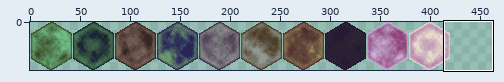
One commit to this sprite sheet: Mountain/Assets/PlacementsArt/Grounds.png. The picture above shows the old version from afar; the outline marks the close-up.
Close-up. Earlier state:
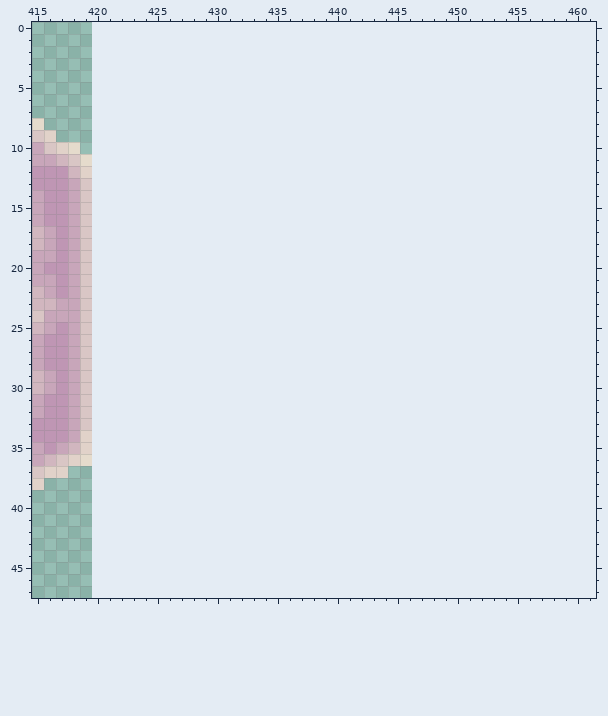
The file is 420x48 pixels. Colours within 5 levels of each other are drawn and written as one. Shown: x 415..461, y 0..47. The old version is drawn lined up with the new one, on the new canvas.
And afterwards:
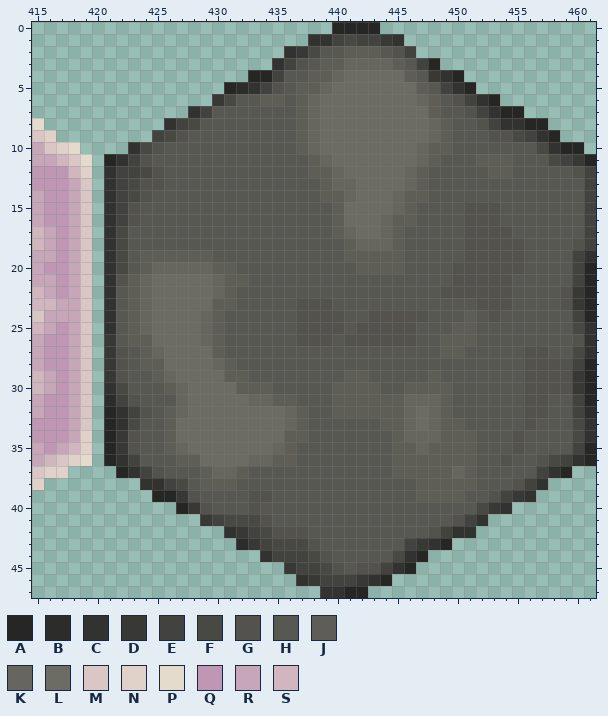
Palette (. is transparent): A #262625  B #2c2c2a  C #323230  D #383835  E #42423e  F #494944  G #53524d  H #585852  J #5e5e57  K #66665e  L #6c6c64  M #d9c6c5  N #e1d2c9  P #e5dbcc  Q #bf96b4  R #c8a6ba  S #d1b6bf
Edits made:
canvas 420x48 -> 462x48
y 0: x 440..443 .... -> AAAA
y 1: x 438..445 ........ -> CCEFEEDC
y 2: x 436..446 ........... -> CDFHHJJJHGE
y 3: x 435..448 .............. -> CEGHJJKKKKJHEA
y 4: x 433..450 .................. -> AAEHHJJKLLLLLJHDCA
y 5: x 431..451 ..................... -> ABCEGHJJKLLLLLLLJHECA
y 6: x 430..453 ........................ -> DFHHJJHJKLLLLLLLLKJHGECA
y 7: x 428..455 ............................ -> CEHHHHHHHJKLLLLLLLLLJHHGECAA
y 8: x 426..457 ................................ -> CEFHHHHHHHHJKLLLLLLLLLKJHHGECCAA
y 9: x 425..458 .................................. -> EFGHHHHHHHHHJKLLLLLLLLLKJHHHGGFECA
y 10: x 423..460 ...................................... -> CFGHHHHHHHHHHHJKLLLLLLLLKJJHHHHHHHFCAA
y 11: x 421..461 ......................................... -> ACEGHHHHHHHHHHHHHJKLLLLLLLKJHHHJJJHHHFEDA
y 12: x 421..461 ......................................... -> CEEFGHHHHHHHHHHHHJJKLLLLLKJHHHHHJJHHHHHGE
y 13: x 421..461 ......................................... -> CEFGGHHHHHHHHHHHHHJKKLLLLKJHHHHHHHHHHHHHE
y 14: x 421..461 ......................................... -> CEFGHHHHHHHHHHHHHHJJKLLLKJJHHHHHHHHHHHHHE
y 15: x 421..461 ......................................... -> CEGHHHHHHHHHHHHHHHHJLLLLKJHHHHGGGHHHHHHHE
y 16: x 421..461 ......................................... -> CEGHHHHHHHHHHHHHHHHJLLLKJJHHHHGGGHHHHHHHE
y 17: x 421..461 ......................................... -> CFHHHHHHHHHHHHHHHHHJKLLKJHHHHHGGGGHHHHHHE
y 18: x 421..461 ......................................... -> CFHHHHHHHHHHHHHHHHHHJKKKJHHHHHGGGGGHHHHGE
y 19: x 421..461 ......................................... -> CFHJJJJJJHHHHHHHHHHHJJJJJHHHHHGGGGGHHHHEC
y 20: x 421..461 ......................................... -> CFHJKKKKKJJHHHHHHHHHHJJJJHHHHGGGGGGHHHHEA
y 21: x 421..461 ......................................... -> CGJKLLLLLKJJHHHHHHHHHHHHHHHHHGGGGGHHHHHEA
y 22: x 421..461 ......................................... -> CHJKLLLLLKJHHHHHHHHHHHHHHHHHGGGGGGHHHHGDA
y 23: x 421..461 ......................................... -> CHJKLLLLLJJHHHHHGGGHHHHHHHHHHHHGGGHHHHGDA
y 24: x 421..461 ......................................... -> CHJKLLLLKJHHHHHHGGGGHHGGGGGHHHJHGHHHHHHEA
y 25: x 421..461 ......................................... -> CHJKLLLLKJHHHHHHGGGGHGGGGGHHHJJHHHHHHHHFC
y 26: x 421..461 ......................................... -> DHJJLLLLKJHHHHHHGGGHGGGGGGHHJJJHHHHHHHHGC
y 27: x 421..461 ......................................... -> DGHJKLLLLJHHHHHHHHHHHHHHHHHHJJHHHHHGGHHFC
y 28: x 421..461 ......................................... -> DGHJJLLLLKJHHHHHHHHHHHHHHHHHHHHHHHHGGGGEA
y 29: x 421..461 ......................................... -> DGHHJKLLLLJJHHHHHHHHJJHHHHHJHHHHHHHGGGGDA
y 30: x 421..461 ......................................... -> CFHHHJKLLLLJJJHHHHHJJJJHHJJJJHHHHHHGGGGDA
y 31: x 421..461 ......................................... -> BEGHHHKLLLLLKKJJHHHJJJJJJKKKJHHHHHHGGHHEA
y 32: x 421..461 ......................................... -> ACEGHJKLLLLLLLLKJHHJJJJJJKLKJHHHHHHGGHHEB
y 33: x 421..461 ......................................... -> ACFHHJLLLLLLLLLKJHHHHHHJJKLKJJHHHHHGHHHFC
y 34: x 421..461 ......................................... -> ADGHHJLLLLLLLLLJJHHHHHHHJKKKJJJHHHGHHHHFC
y 35: x 421..461 ......................................... -> ADGHHJKLLLLLLLKJHHHHHHHHJJKJJJJHHHGHHHHEA
y 36: x 421..461 ......................................... -> ACEHHHJJLLLLKKJJHHHHHHHHJJJJJJJHHGHHGFECA
y 37: x 422..459 ...................................... -> ACEGHHHJKKJHHHHHHHHHHHHJJJJJKJHHHHHECA
y 38: x 424..457 .................................. -> CCEFHJJJHHHHHHHHHHHHHHHJJJJJHHHGEC
y 39: x 425..456 ................................ -> AADGHHHHGGHHHHHHHHHHHHJJJJHHGEDC
y 40: x 427..454 ............................ -> ADGHHHGHHHHHHHHHHHHHHHHHHFDC
y 41: x 429..452 ........................ -> DEFFFGHHHHHHHHHHHHHHHGEC
y 42: x 431..451 ..................... -> CDEFGGGHHHHHHHHHHGECC
y 43: x 432..449 .................. -> BDEFFFGHHHHHHHEDCA
y 44: x 434..447 .............. -> CEEEFGHHHHHFCA
y 45: x 436..446 ........... -> DEEFGHGGECA
y 46: x 437..444 ........ -> CDEEEDCA
y 47: x 439..442 .... -> CCAA
Where, in picture pixels (left, top, right, bottom), the same in both close-ups:
added: (104, 22, 596, 598)
